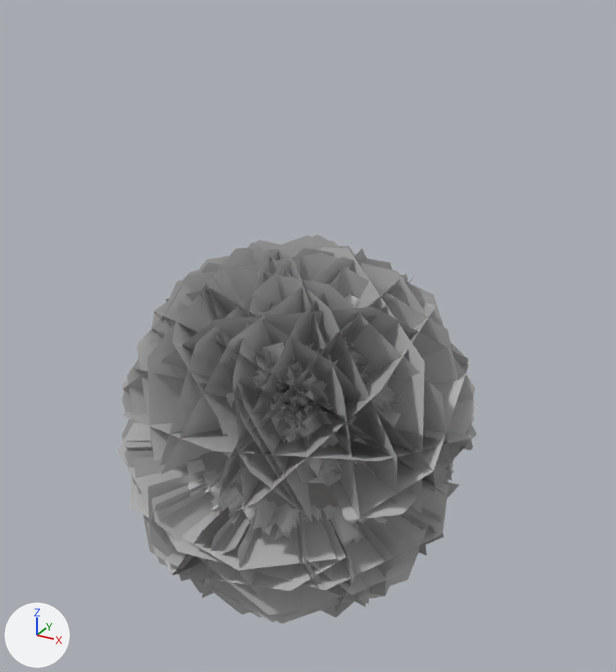
The FBX model Assets/Models/Space/2 модель (Солнце)/Sun.fbx: old version first, new version second.
Rendered twice from a 50 mm camera at (0.913, -1.573, 1.515) aimed at (0.023, 0.046, 0.706). Arrows for +X, +Y and +Z are at lower left; the lights stay in place. Both versions are drawn at frame 184 of the action 'Take 001'; the numbers are the values there.

Names of what the first picture shows: 'HairA', 'HairB', 'Part2', 'aoutsideb', 'aoutsidebBB'.
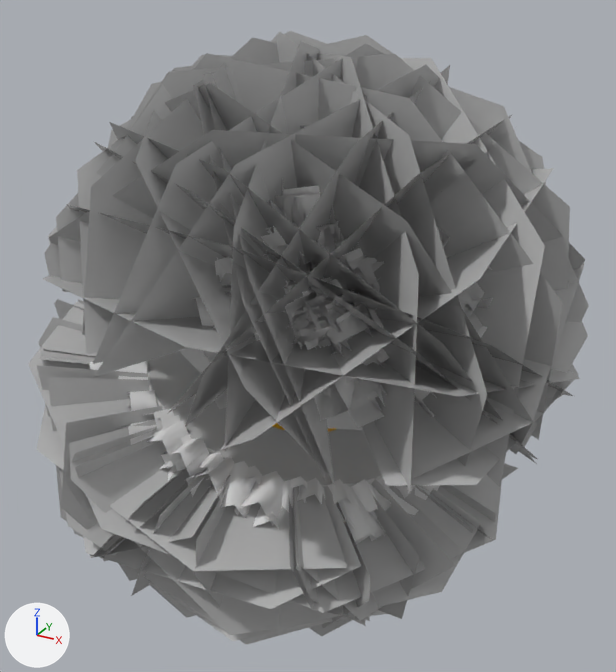
The change in detail:
Object 'skin' (ob_skin) moves from (87.35, 828.5, 0.866) to (87.35, 1240.0, 0.866).
Object 'SunMainGroup' (ob_sunmaingroup) moves from (-0.022, 0.027, 0.412) to (-0.039, 0.027, 0.582).
Object 'SunMainGroup' (ob_sunmaingroup) turns from (90, 10, 0) to (90, 19, 0) degrees about x, y and z.
Object 'SunMainGroup' (ob_sunmaingroup) is rescaled from (0.000128, 0.000128, 0.000128) to (0.00018, 0.00018, 0.00018).

Boxes [x1, y1, x2, y2] around the edits, measured in the pictures (616 x 672 px):
'aoutsideb', moved, turned, rescaled
    before: [121, 235, 478, 525]
    after: [43, 31, 589, 494]
'aoutsidebBB', moved, turned, rescaled
    before: [118, 418, 459, 624]
    after: [28, 299, 518, 645]
'HairA', moved, turned, rescaled
    before: [204, 293, 427, 487]
    after: [193, 126, 493, 428]
'HairB', moved, turned, rescaled
    before: [184, 459, 387, 547]
    after: [90, 361, 440, 545]
'Part2', moved, turned, rescaled
    before: [199, 451, 340, 510]
    after: [147, 351, 382, 487]
'Magma', moved, turned, rescaled
    before: [223, 452, 323, 483]
    after: [179, 348, 363, 430]
'skin', moved, turned, rescaled
    before: [279, 372, 314, 434]
    after: [290, 243, 332, 341]
'CenterGalo', moved, turned, rescaled (not visible before)
    after: [274, 422, 333, 432]
